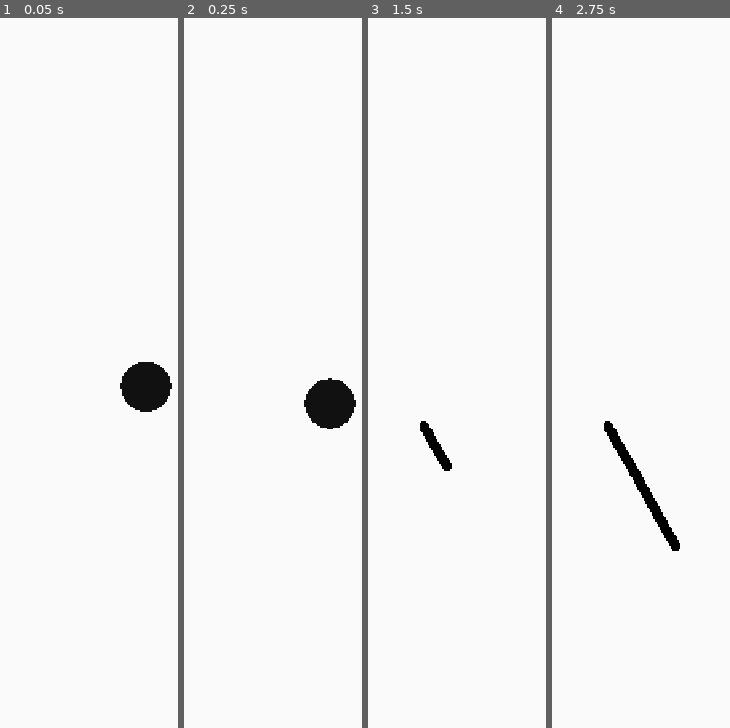
Above: before the commit, frames 1-4 (left to right).
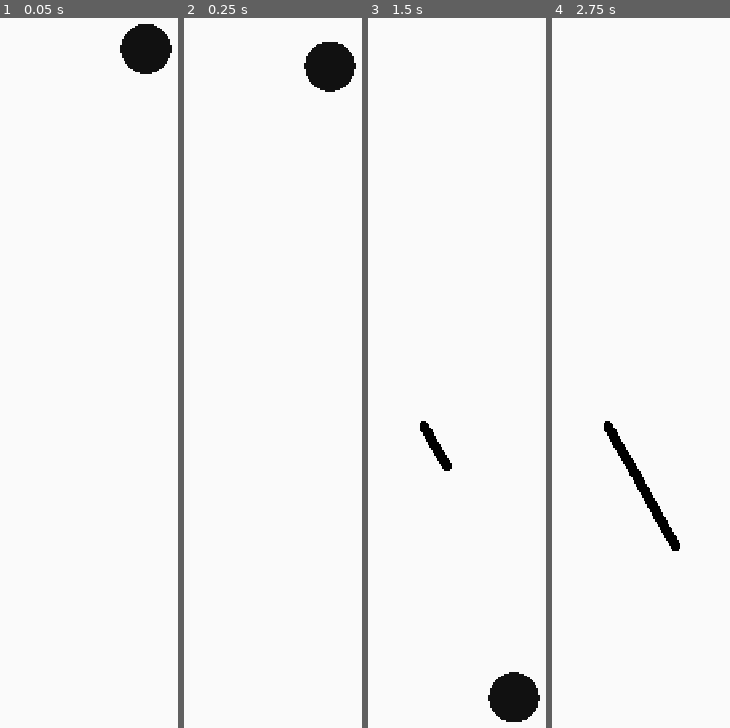
Above: after the commit, the same moments.

Repository: day-dreamer-11/bounce-line-
Game: Godot game, scene res://scenes/TrailDemo.tscn
Same seed, same stepped clock (60 frames per second), same inputs: the game is played once before the commit and once after it.
Inputs (mouse positions are in pixels of both pictures, inside the frame that each line leads up to):
- Up to frame 1 (0.05 s): no input
- Up to frame 2 (0.25 s): no input
- Up to frame 3 (1.5 s): tap Enter at 0.5 s; move the mouse to (outside the picture) at 0.52 s; click (outside the picture) at 0.67 s; drag from (423, 422) to (490, 543) at 1.27 s
- Up to frame 4 (2.75 s): tap Space at 2 s; move the mouse to (outside the picture) at 2.02 s; click (outside the picture) at 2.17 s

The runs differ from the first frame. In frame 1, 3.1% of the frame differs, in the area x 67-97%, y 0-56%; in frame 2, 3.1%; in frame 3, 1.6%; in frame 4, nothing differs.

Commit message:
fix: Move ball start position to top (360, 100)
Co-Authored-By: Claude Opus 4.7 <noreply@anthropic.com>

Diff:
--- a/scenes/Ball.tscn
+++ b/scenes/Ball.tscn
@@ -6,7 +6,7 @@
 radius = 40.0
 
 [node name="Ball" type="RigidBody2D"]
-position = Vector2(360, 640)
+position = Vector2(360, 100)
 script = ExtResource("1_ball")
 
 [node name="CollisionShape2D" type="CollisionShape2D" parent="."]
